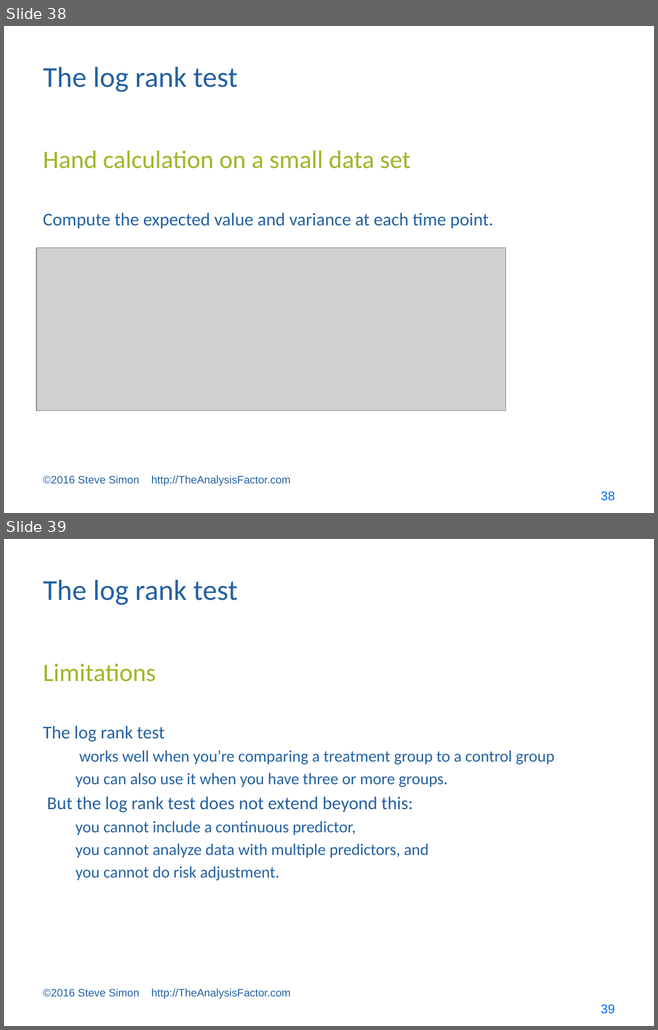
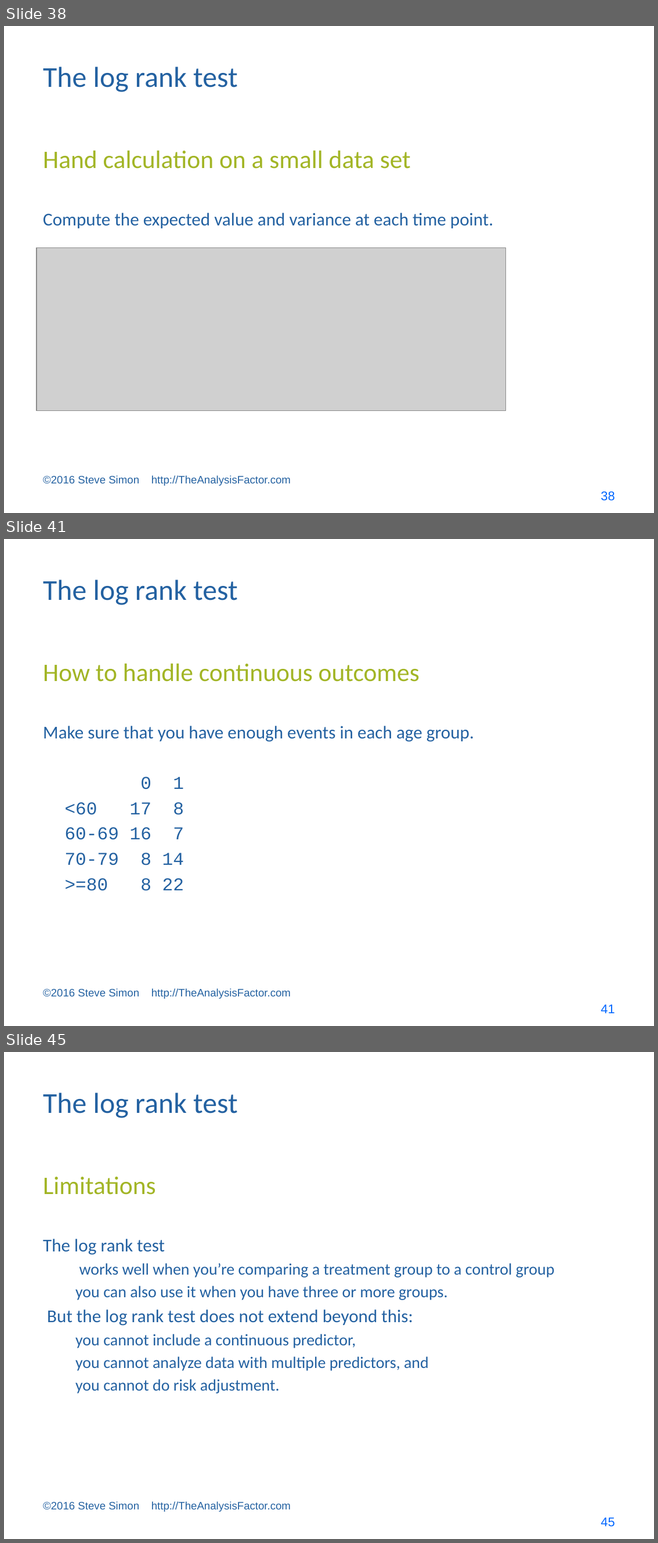
Before and after one commit to pmean/survival-models, a slide deck: bin/survival lecture 1.pptx. Shown one above the other, each under a label of ours: slides 38 and 39 before the commit, slides 38, 41 and 45 after it; the slides between them are not shown. The pictures are 658x1030 and 658x1543 pixels, drawn with LibreOffice and Linux fonts; fonts in the diff are those of the drawing; grey boxes stand for pictures. Boxes give left, top, right and bottom in pixels: in the first picture for what was removed or moved away, otherwise in the second. Text is boxed around its words. In the diff, an @@ line names an element or a change of style, - is before the commit and + after.

Commit message:
Updated age groups plot

```diff
--- a/bin/survival lecture 1.pptx
+++ b/bin/survival lecture 1.pptx
@@ slide 41 added at (x1=4, y1=539, x2=654, y2=1026), background #FFFFFF @@
@@ title added at (x1=43, y1=580, x2=237, y2=605), 32 pt, text #2361A1 @@
+The log rank test
@@ text added at (x1=43, y1=663, x2=419, y2=682), 28 pt, text #A2B525 @@
+How to handle continuous outcomes
@@ text added at (x1=43, y1=726, x2=474, y2=891), 20 pt, text #2361A1 @@
+Make sure that you have enough events in each age group.
+0 1
+<60 17 8
+60-69 16 7
+70-79 8 14
+>=80 8 22
@@ text added at (x1=43, y1=988, x2=291, y2=999), 12 pt, text #2361A1 @@
+©2016 Steve Simon http://TheAnalysisFactor.com
@@ page number added at (x1=600, y1=1005, x2=614, y2=1013), 14 pt, text #0066FF @@
+41
@@ what was slide 39 is now slide 45 @@
@@ page number at (x1=600, y1=1518, x2=614, y2=1527): text changed @@
-39
+45
```
Also in this commit, not shown: 5 other slides added, 3 other files.
